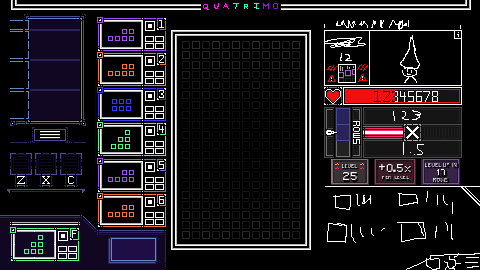
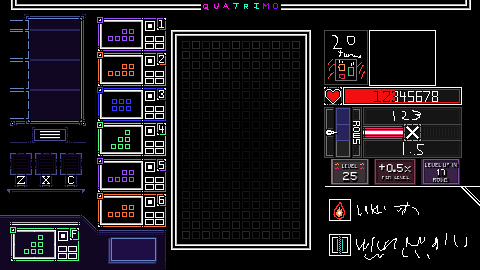
Comparing the layer stacks of the two 480x270 images. Changes:
painted on "Enemy" over [324, 20, 462, 86]
painted on "Layer" over [327, 191, 480, 270]
